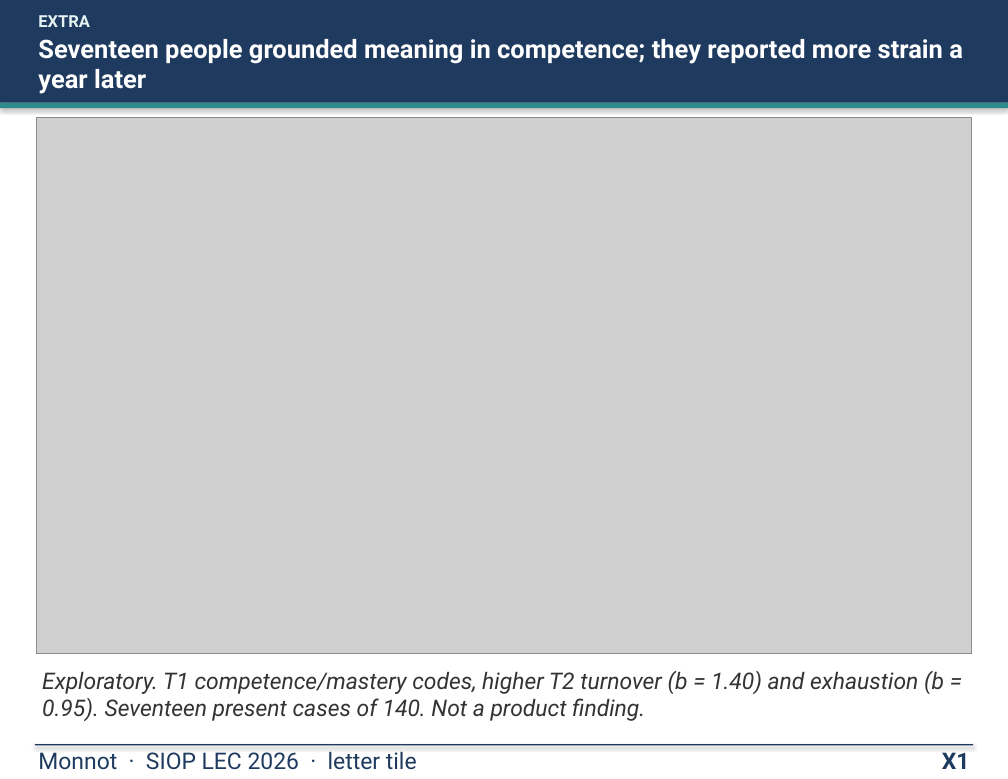
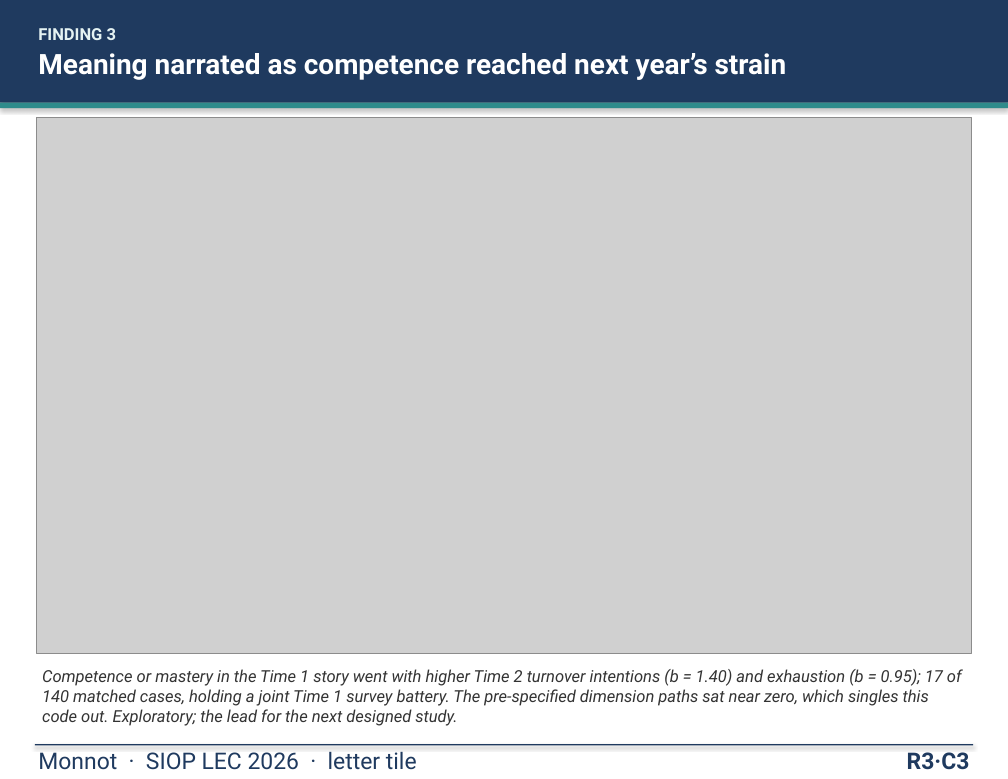
Before and after one commit to mjmonnot/mjmonnot.github.io, a slide deck: slide 11 of lec-2026/assets/Monnot_Poster_v5.pptx (slide 17 before the commit). Drawn at 1008x779 pixels with LibreOffice and Linux fonts; fonts in the diff are those of the drawing; grey boxes stand for pictures. Boxes give left, top, right and bottom in pixels: in the first picture for what was removed or moved away, otherwise in the second. Text is boxed around its words. In the diff, an @@ line names an element or a change of style, - is before the commit and + after.

Commit message:
lec-2026: deck v5 leads with findings (F2 protocol, F3 competence); Finding 4/5 tiles use poster-mode renders; 18 slides

```diff
--- a/lec-2026/assets/Monnot_Poster_v5.pptx
+++ b/lec-2026/assets/Monnot_Poster_v5.pptx
@@ text at (x1=38, y1=28, x2=787, y2=80): text changed; size 20 to 22 pt @@
-EXTRA
-Seventeen people grounded meaning in competence; they reported more strain a year later
+FINDING 3
+Meaning narrated as competence reached next year’s strain
@@ text at (x1=42, y1=669, x2=962, y2=726): text changed; size 18 to 13 pt @@
-Exploratory. T1 competence/mastery codes, higher T2 turnover (b = 1.40) and exhaustion (b = 0.95). Seventeen present cases of 140. Not a product finding.
+Competence or mastery in the Time 1 story went with higher Time 2 turnover intentions (b = 1.40) and exhaustion (b = 0.95); 17 of 140 matched cases, holding a joint Time 1 survey battery. The pre-specified dimension paths sat near zero, which singles this code out. Exploratory; the lead for the next designed study.
@@ text at (x1=907, y1=752, x2=970, y2=770): text changed @@
-X1
+R3·C3
```
Also in this commit, not shown: 6 other slides changed, 1 slide removed, 3 other files.
